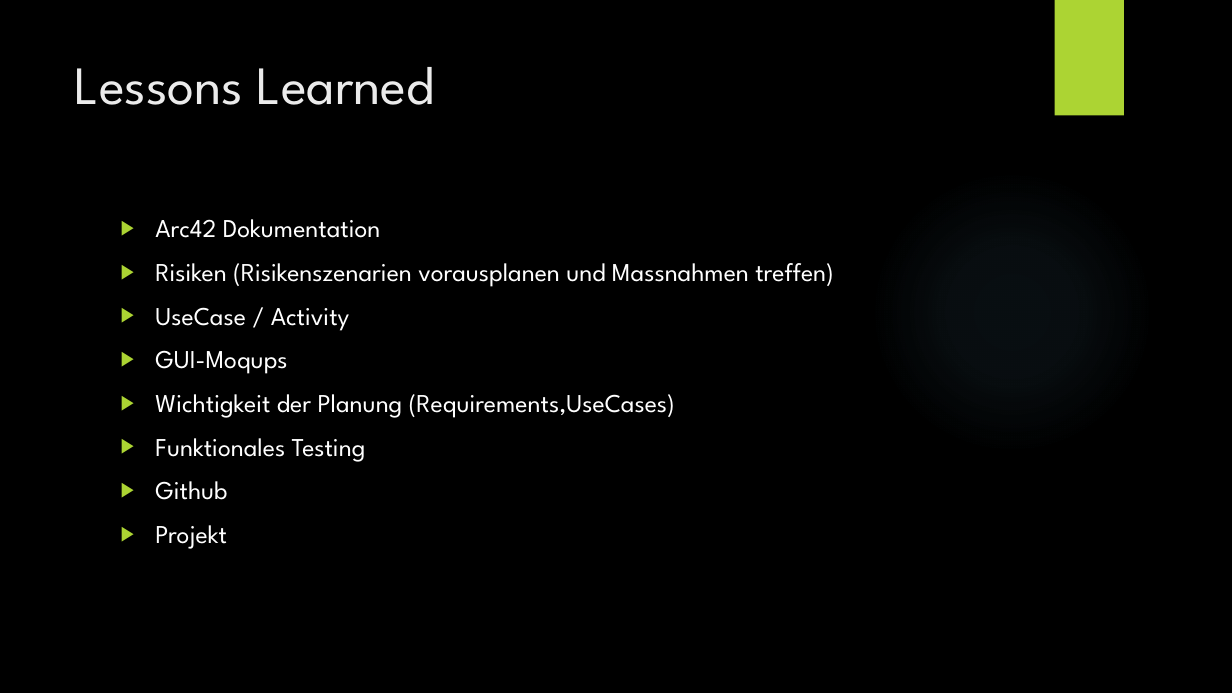
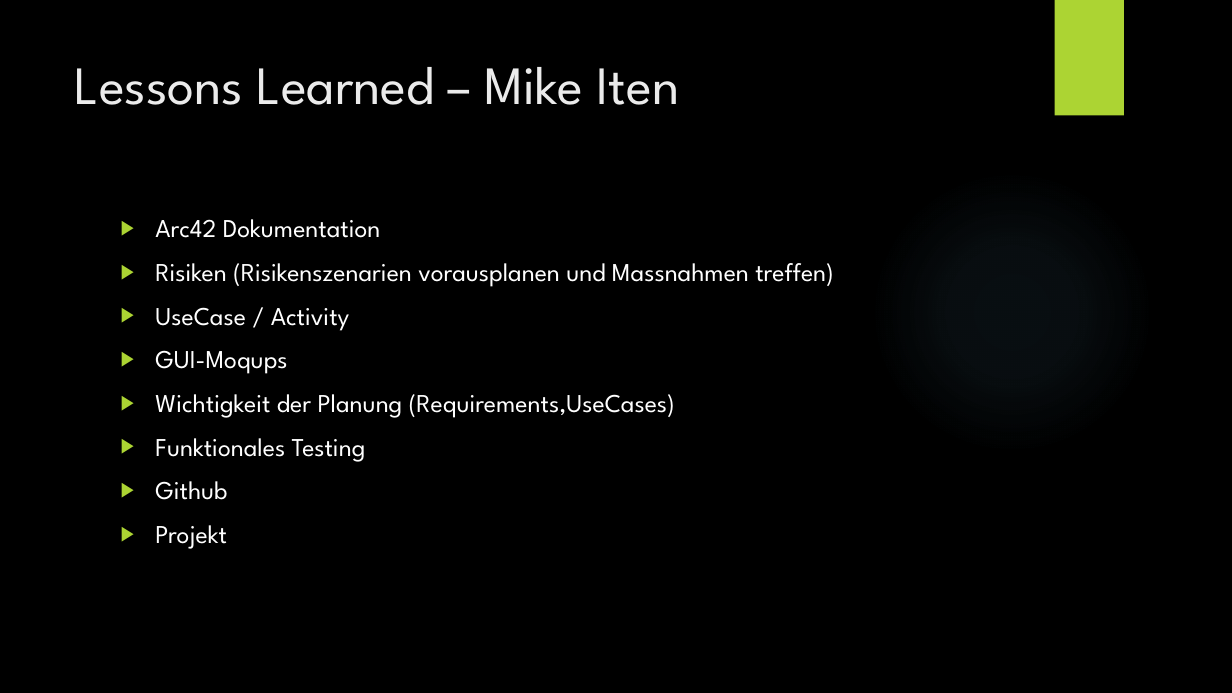
Before and after one commit to lucakuendig/INM21_Group_B, a slide deck: slide 17 of 06_Praesentation/Praesentation_Mangel_Manager.pptx. Drawn at 1232x693 pixels with LibreOffice and Linux fonts; fonts in the diff are those of the drawing; background and template pictures are left out. Boxes give left, top, right and bottom in pixels: in the first picture for what was removed or moved away, otherwise in the second. Text is boxed around its words. In the diff, an @@ line names an element or a change of style, - is before the commit and + after.

Commit message:
Updated Lessons learned

```diff
--- a/06_Praesentation/Praesentation_Mangel_Manager.pptx
+++ b/06_Praesentation/Praesentation_Mangel_Manager.pptx
@@ title at (75,67,680,105): text changed @@
-Lessons Learned
+Lessons Learned – Mike Iten
```
Also in this commit, not shown: 4 other slides changed.
